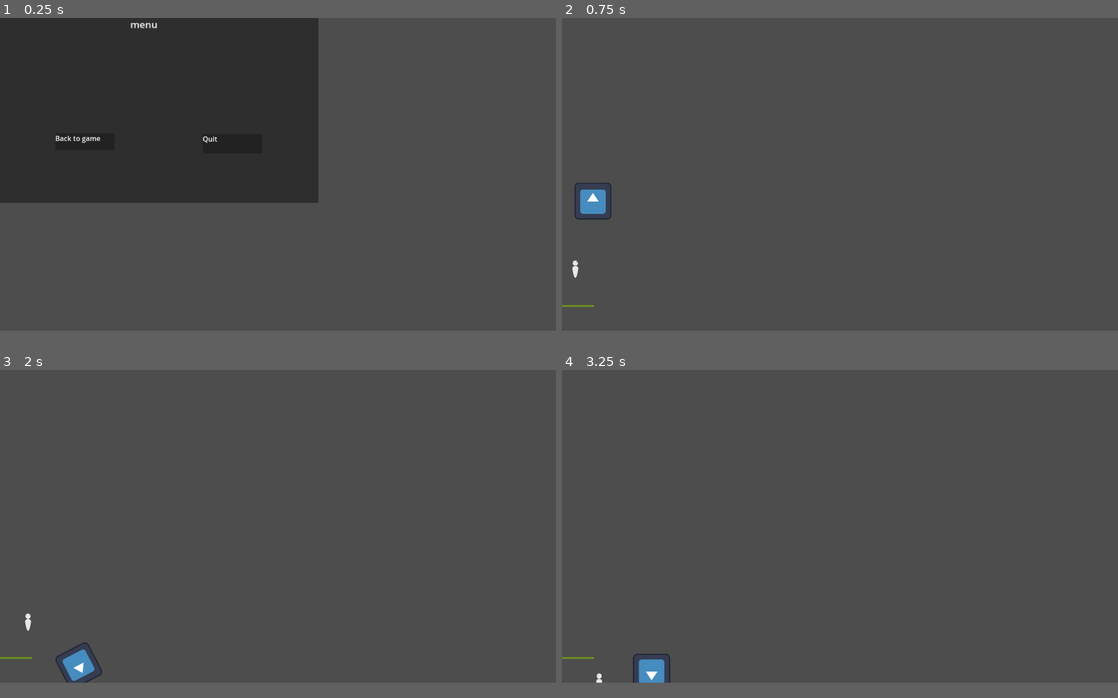
Above: before the commit, frames 1-4 (two rows, left to right).
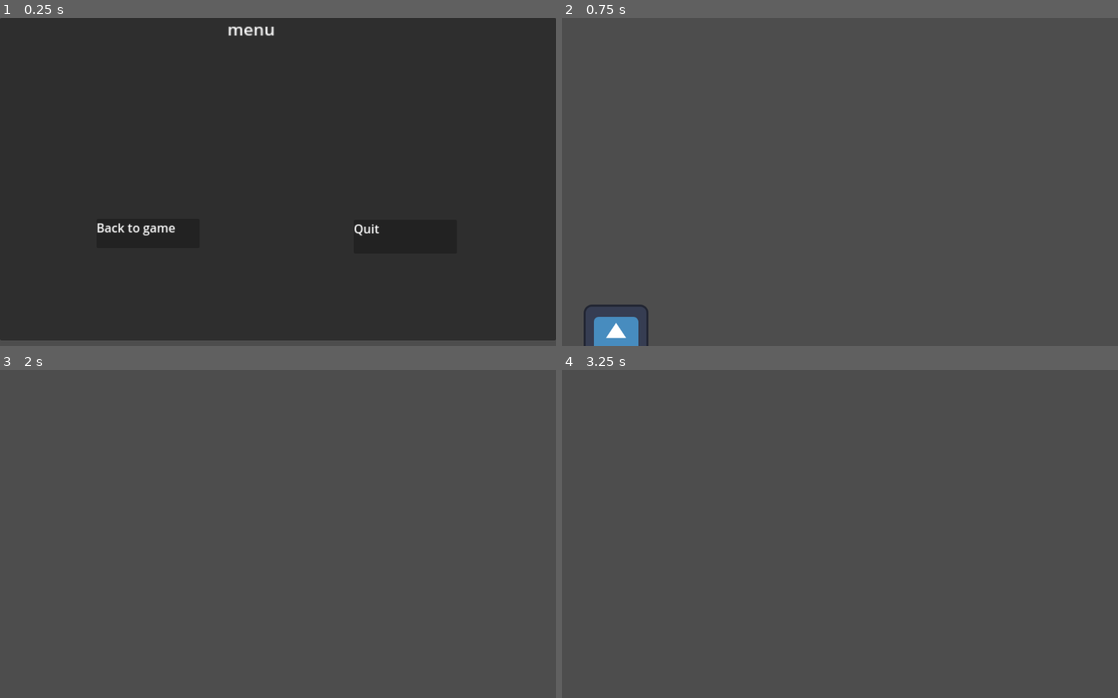
Above: after the commit, the same moments.

Repository: NeonGamerBot-QK/counterspell-boston
Game: Godot game, scene res://menu.tscn
The game is run twice, just before and just after one commit, with the same random seed, the same clock (stepped at 60 frames per second) and the same inputs. The engine's default icon, where the game draws it, is replaced by a stand-in: a white triangle on a blue panel in a dark square.
Inputs:
- Up to frame 1 (0.25 s): no input
- Up to frame 2 (0.75 s): click "Back to game" at 0.5 s
- Up to frame 3 (2 s): tap Enter at 1.25 s; hold D (right) from 1.28 s (still down); tap Space (jump) at 1.52 s
- Up to frame 4 (3.25 s): tap Space (jump) at 2.27 s; release D (right) at 2.78 s; hold A (left) from 2.78 s (still down)
The window is 800x450 before the commit and 800x472 after it. Grey fills any space a smaller window leaves; there, only what the larger window draws over its background counts as a difference.

The runs differ from the first frame. In frame 1, 65% of the frame differs, in the area x 0-100%, y 0-100%; in frame 2, 1.4%; in frame 3, 0.5%; in frame 4, 0.5%.

Commit message:
Fix window size (Again)

Diff:
--- a/Levels/Demo.tscn
+++ b/Levels/Demo.tscn
@@ -45,6 +45,18 @@
 [node name="PlatformSprite" type="Sprite2D" parent="Platform1"]
 texture = ExtResource("3_e1cjm")
 
+[node name="Platform2" type="StaticBody2D" parent="."]
+position = Vector2(-174, 201)
+metadata/_edit_group_ = true
+
+[node name="PlatformHitbox" type="CollisionShape2D" parent="Platform2"]
+scale = Vector2(2, 1)
+shape = SubResource("RectangleShape2D_3gbcj")
+
+[node name="PlatformSprite" type="Sprite2D" parent="Platform2"]
+scale = Vector2(2, 1)
+texture = ExtResource("3_e1cjm")
+
 [node name="Player" parent="." instance=ExtResource("4_a35y7")]
 position = Vector2(-504, 45)
 scale = Vector2(0.065, 0.065)
--- a/project.godot
+++ b/project.godot
@@ -17,8 +17,8 @@
 
 [display]
 
-window/size/viewport_width=1920
-window/size/viewport_height=1080
+window/size/viewport_width=1100
+window/size/viewport_height=650
 window/stretch/mode="viewport"
 
 [input]
